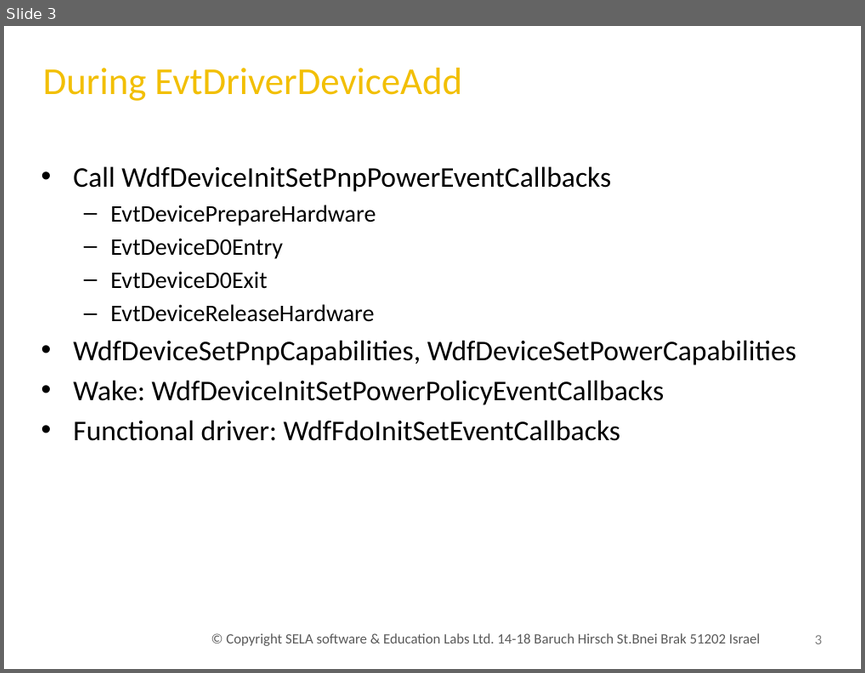
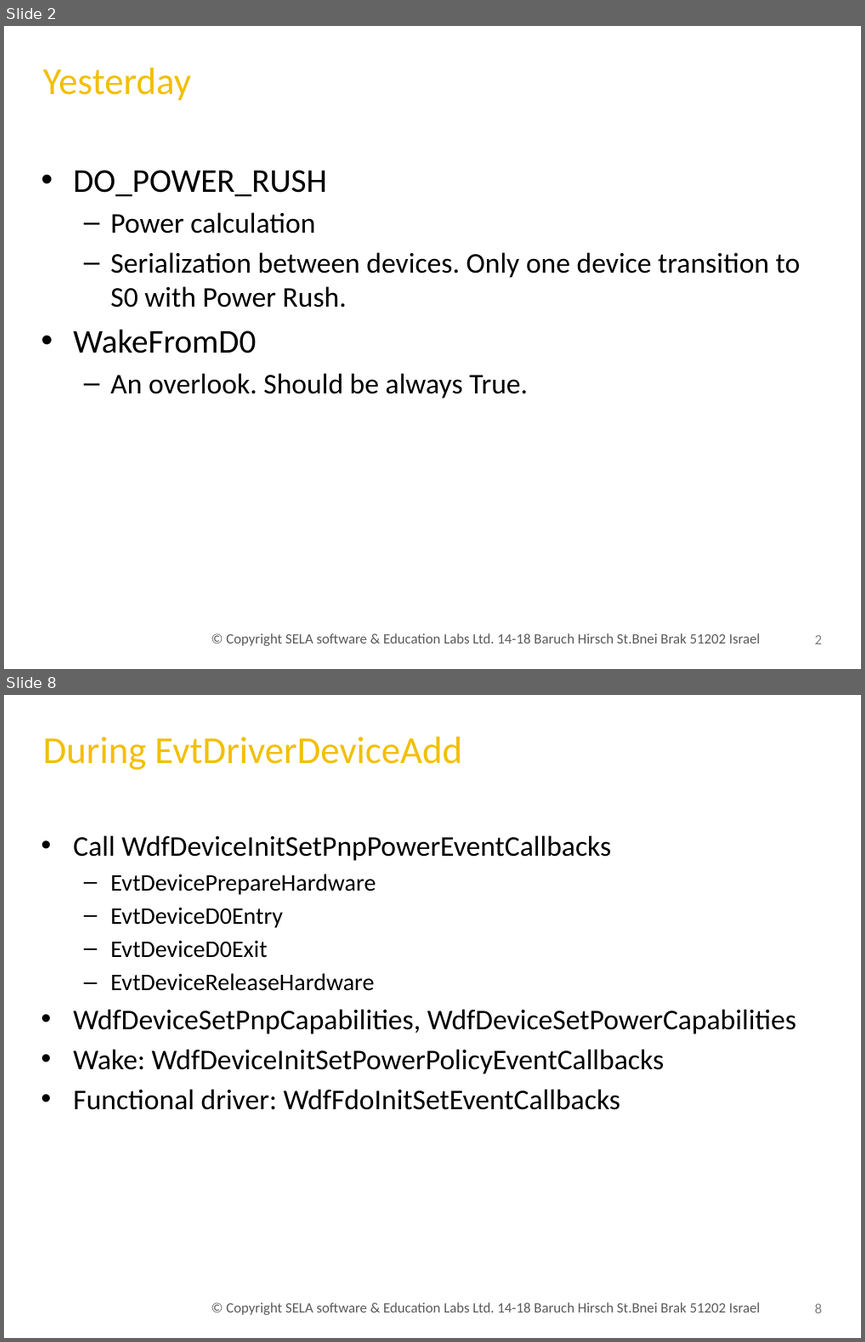
Before and after one commit to uri247/Projects, a slide deck: pmgmt/Pow040.Kmdf.pptx. Shown one above the other, each under a label of ours: slide 3 before the commit, slides 2 and 8 after it; the slides between them are not shown. The pictures are 865x673 and 865x1342 pixels, drawn with LibreOffice and Linux fonts; fonts in the diff are those of the drawing; background and template pictures are left out. Boxes give left, top, right and bottom in pixels: in the first picture for what was removed or moved away, otherwise in the second. Text is boxed around its words. In the diff, an @@ line names an element or a change of style, - is before the commit and + after.

```diff
--- a/pmgmt/Pow040.Kmdf.pptx
+++ b/pmgmt/Pow040.Kmdf.pptx
@@ slide 2 added at (4,26,861,669), background picture (left out) @@
@@ title added at (43,68,191,101), 32 pt, text gradient #DC8506 to #F2BF04 to #FFFFCC @@
+Yesterday
@@ text added at (73,170,800,398), 24 pt, text #000000 @@
+• DO_POWER_RUSH
+  – Power calculation
+  – Serialization between devices. Only one device transition to S0 with Power Rush.
+• WakeFromD0
+  – An overlook. Should be always True.
@@ text added at (226,633,760,646), 12 pt, text #595959 @@
+© Copyright SELA software & Education Labs Ltd. 14-18 Baruch Hirsch St.Bnei Brak 51202 Israel
@@ page number added at (815,635,822,644), 12 pt, text #808080 @@
+2
@@ what was slide 3 is now slide 8 @@
@@ page number at (815,1303,822,1313): text changed @@
-3
+8
```
Also in this commit, not shown: 2 slides changed, 4 other slides added, 19 other files.
